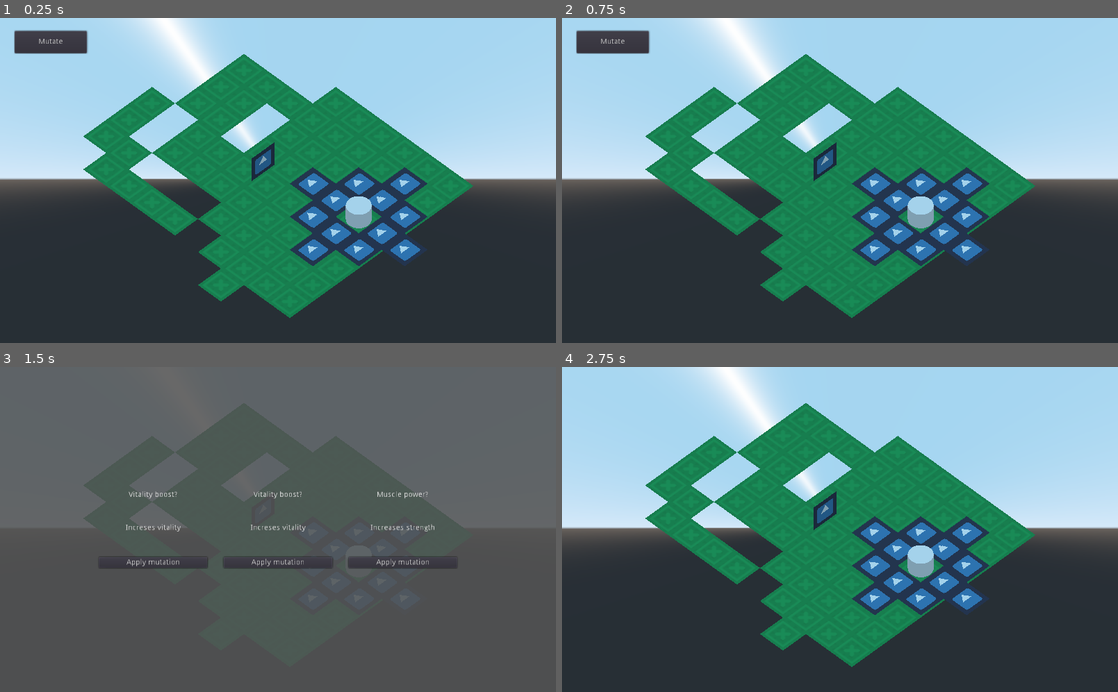
Above: before the commit, frames 1-4 (two rows, left to right).
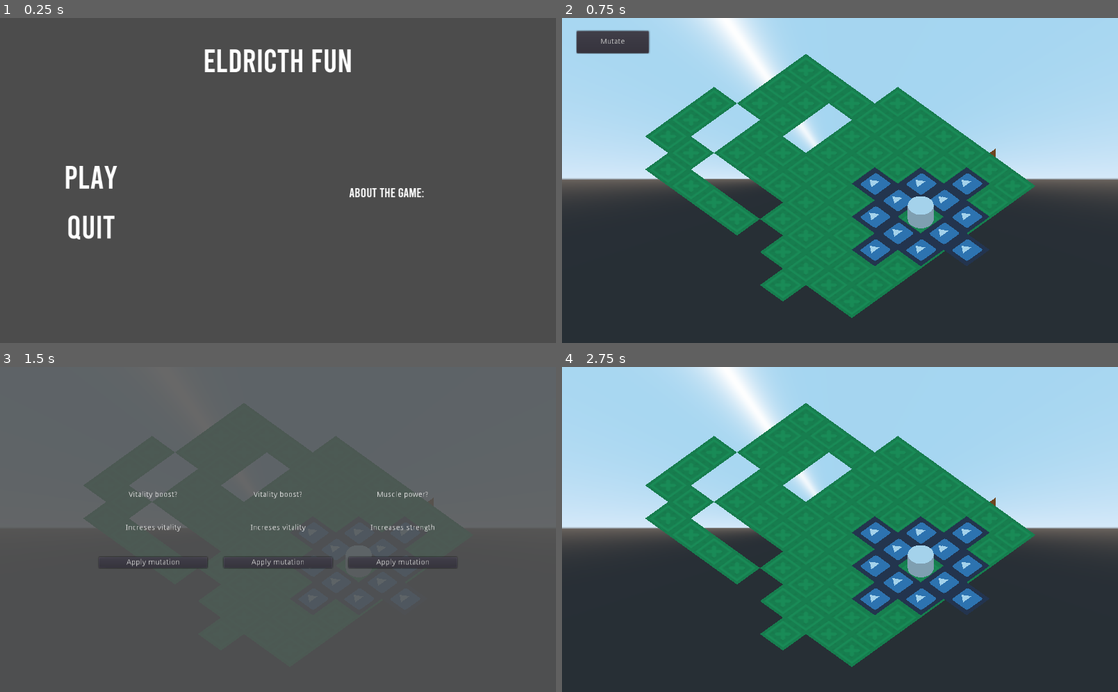
Above: after the commit, the same moments.

Repository: RokasPuzonas/infoshow22-gamejam
Game: Godot game, scene res://UI/MainMenu.tscn
The game is run twice, just before and just after one commit, with the same random seed, the same clock (stepped at 60 frames per second) and the same inputs. Before the commit the project starts from res://Match.tscn. The engine's default icon, where the game draws it, is replaced by a stand-in: a white triangle on a blue panel in a dark square.
Inputs (mouse positions are in pixels of both pictures, inside the frame that each line leads up to):
- Up to frame 1 (0.25 s): no input
- Up to frame 2 (0.75 s): click (728, 177) at 0.5 s, where only the run after the commit has a clickable "Play"
- Up to frame 3 (1.5 s): click "Mutate" at 1.25 s
- Up to frame 4 (2.75 s): click "Apply mutation" at 2 s

The runs differ from the first frame. In frame 1, 97% of the frame differs, in the area x 0-100%, y 0-100%; in frame 2, 0.3%; in frame 3, less than 0.1%; in frame 4, 0.3%.

Commit message:
aa

Diff:
--- /dev/null
+++ b/Main.tscn
@@ -0,0 +1,25 @@
+[gd_scene load_steps=3 format=2]
+
+[ext_resource path="res://meshlib.tres" type="MeshLibrary" id=1]
+[ext_resource path="res://Camera.gd" type="Script" id=3]
+
+[node name="Spatial" type="Spatial"]
+
+[node name="Camera" type="Camera" parent="."]
+transform = Transform( 0.707107, 0.353553, -0.612372, 0, 0.866025, 0.5, 0.707107, -0.353553, 0.612372, -1.504, 8.109, 3.19755 )
+projection = 1
+fov = 80.4707
+size = 6.16
+script = ExtResource( 3 )
+
+[node name="Node" type="Node" parent="."]
+
+[node name="GridMap" type="GridMap" parent="."]
+mesh_library = ExtResource( 1 )
+cell_size = Vector3( 1, 1, 1 )
+data = {
+"cells": PoolIntArray( 4, 0, 0, 5, 0, 0, 6, 0, 0, 7, 0, 0, 5, 1, 0, 6, 65529, 0, 7, 65529, 0, 2, 65530, 0, 3, 65530, 0, 4, 65530, 0, 5, 65530, 0, 6, 65530, 0, 7, 65530, 0, 8, 65530, 0, 1, 65531, 0, 2, 65531, 0, 3, 65531, 0, 4, 65531, 0, 5, 65531, 0, 6, 65531, 0, 7, 65531, 0, 8, 65531, 0, 1, 65532, 0, 2, 65532, 0, 3, 65532, 0, 4, 65532, 0, 5, 65532, 0, 6, 65532, 0, 7, 65532, 0, 1, 65533, 0, 2, 65533, 0, 3, 65533, 0, 4, 65533, 0, 5, 65533, 0, 6, 65533, 0, 7, 65533, 0, 2, 65534, 0, 3, 65534, 0, 4, 65534, 0, 5, 65534, 0, 6, 65534, 0, 7, 65534, 0, 4, 65535, 0, 5, 65535, 0, 6, 65535, 0, 7, 65535, 0 )
+}
+__meta__ = {
+"_editor_clip_": 0
+}
--- a/Match.tscn
+++ b/Match.tscn
@@ -1,10 +1,20 @@
-[gd_scene load_steps=11 format=2]
+[gd_scene load_steps=15 format=2]
 
 [ext_resource path="res://assets/kenny-tower-defense/tower-defense-top-down/PNG/Default size/towerDefense_tile044.png" type="Texture" id=1]
-[ext_resource path="res://icon.png" type="Texture" id=2]
+[ext_resource path="res://assets/test_assets/ground_tile.png" type="Texture" id=2]
 [ext_resource path="res://Units/BaseUnit.tscn" type="PackedScene" id=3]
 [ext_resource path="res://UI/MutationPicker.tscn" type="PackedScene" id=4]
 [ext_resource path="res://TestMutateButton.gd" type="Script" id=5]
+[ext_resource path="res://assets/test_assets/ally.png" type="Texture" id=6]
+
+[sub_resource type="SpatialMaterial" id=7]
+albedo_texture = ExtResource( 2 )
+
+[sub_resource type="QuadMesh" id=8]
+material = SubResource( 7 )
+
+[sub_resource type="ConcavePolygonShape" id=9]
+data = PoolVector3Array( -0.5, -0.5, 0, -0.5, 0.5, 0, 0.5, 0.5, 0, -0.5, -0.5, 0, 0.5, 0.5, 0, 0.5, -0.5, 0 )
 
 [sub_resource type="SpatialMaterial" id=6]
 albedo_texture = ExtResource( 1 )
@@ -19,11 +29,12 @@
 item/0/shapes = [  ]
 item/0/navmesh_transform = Transform( 1, 0, 0, 0, 1, 0, 0, 0, 1, 0, 0, 0 )
 
-[sub_resource type="SpatialMaterial" id=7]
-albedo_texture = ExtResource( 2 )
+[sub_resource type="SpatialMaterial" id=10]
+flags_transparent = true
+albedo_texture = ExtResource( 6 )
 
-[sub_resource type="QuadMesh" id=8]
-material = SubResource( 7 )
+[sub_resource type="QuadMesh" id=11]
+material = SubResource( 10 )
 
 [node name="Match" type="Node"]
 
@@ -46,6 +57,17 @@
 
 [node name="Spatial" type="Spatial" parent="."]
 
+[node name="Ground" type="MeshInstance" parent="Spatial"]
+transform = Transform( 1, 0, 0, 0, -4.37114e-08, 1, 0, -1, -4.37114e-08, 0, 0, 0 )
+mesh = SubResource( 8 )
+skeleton = NodePath("../..")
+material/0 = null
+
+[node name="StaticBody" type="StaticBody" parent="Spatial/Ground"]
+
+[node name="CollisionShape" type="CollisionShape" parent="Spatial/Ground/StaticBody"]
+shape = SubResource( 9 )
+
 [node name="Camera" type="Camera" parent="Spatial"]
 transform = Transform( 0.707107, 0.50895, -0.490887, 0, 0.694219, 0.719764, 0.707107, -0.50895, 0.490887, -3.373, 5.311, 0.858 )
 projection = 1
@@ -53,6 +75,7 @@
 size = 10.0158
 
 [node name="GridMap" type="GridMap" parent="Spatial"]
+visible = false
 mesh_library = SubResource( 3 )
 cell_size = Vector3( 1, 1, 1 )
 data = {
@@ -67,8 +90,7 @@
 [node name="Unit1" parent="Spatial/Node" instance=ExtResource( 3 )]
 transform = Transform( 1, 0, 0, 0, 1, 0, 0, 0, 1, 0.5, 0.5, 0.5 )
 
-[node name="MeshInstance" type="MeshInstance" parent="Spatial"]
-transform = Transform( 1, 0, 0, 0, 1, 0, 0, 0, 1, -0.225078, 1.0529, -2.94099 )
-mesh = SubResource( 8 )
-skeleton = NodePath("../..")
+[node name="Unit" type="MeshInstance" parent="Spatial"]
+transform = Transform( 1, 0, 0, 0, 1, 0, 0, 0, 1, 4.06542, 0, 0 )
+mesh = SubResource( 11 )
 material/0 = null
--- /dev/null
+++ b/UI/FadeIn.tscn
@@ -0,0 +1,40 @@
+[gd_scene load_steps=3 format=2]
+
+[sub_resource type="Animation" id=1]
+resource_name = "Fade_in"
+tracks/0/type = "value"
+tracks/0/path = NodePath(".:color")
+tracks/0/interp = 1
+tracks/0/loop_wrap = true
+tracks/0/imported = false
+tracks/0/enabled = true
+tracks/0/keys = {
+"times": PoolRealArray( 0.1, 0.6 ),
+"transitions": PoolRealArray( 1, 1 ),
+"update": 0,
+"values": [ Color( 0, 0, 0, 0 ), Color( 0, 0, 0, 1 ) ]
+}
+
+[sub_resource type="Animation" id=2]
+length = 0.001
+tracks/0/type = "value"
+tracks/0/path = NodePath(".:color")
+tracks/0/interp = 1
+tracks/0/loop_wrap = true
+tracks/0/imported = false
+tracks/0/enabled = true
+tracks/0/keys = {
+"times": PoolRealArray( 0 ),
+"transitions": PoolRealArray( 1 ),
+"update": 0,
+"values": [ Color( 0, 0, 0, 0 ) ]
+}
+
+[node name="FadeIn" type="ColorRect"]
+anchor_right = 1.0
+anchor_bottom = 1.0
+color = Color( 0, 0, 0, 0.0246537 )
+
+[node name="AnimationPlayer" type="AnimationPlayer" parent="."]
+anims/Fade_in = SubResource( 1 )
+anims/RESET = SubResource( 2 )
--- /dev/null
+++ b/UI/MainMenu.tscn
@@ -0,0 +1,105 @@
+[gd_scene load_steps=7 format=2]
+
+[ext_resource path="res://UI/QuitButton.tscn" type="PackedScene" id=1]
+[ext_resource path="res://UI/StartButton.tscn" type="PackedScene" id=2]
+[ext_resource path="res://assets/font/new_dynamicfont_60.tres" type="DynamicFont" id=3]
+[ext_resource path="res://assets/font/new_dynamicfont_24.tres" type="DynamicFont" id=4]
+
+[sub_resource type="Animation" id=1]
+resource_name = "Fade_in"
+tracks/0/type = "value"
+tracks/0/path = NodePath(".:color")
+tracks/0/interp = 1
+tracks/0/loop_wrap = true
+tracks/0/imported = false
+tracks/0/enabled = true
+tracks/0/keys = {
+"times": PoolRealArray( 0.1, 0.6 ),
+"transitions": PoolRealArray( 1, 1 ),
+"update": 0,
+"values": [ Color( 0, 0, 0, 0 ), Color( 0, 0, 0, 1 ) ]
+}
+
+[sub_resource type="Animation" id=2]
+length = 0.001
+tracks/0/type = "value"
+tracks/0/path = NodePath(".:color")
+tracks/0/interp = 1
+tracks/0/loop_wrap = true
+tracks/0/imported = false
+tracks/0/enabled = true
+tracks/0/keys = {
+"times": PoolRealArray( 0 ),
+"transitions": PoolRealArray( 1 ),
+"update": 0,
+"values": [ Color( 0, 0, 0, 0 ) ]
+}
+
+[node name="Menu" type="Control"]
+anchor_right = 1.0
+anchor_bottom = 1.0
+
+[node name="Fade" type="ColorRect" parent="."]
+anchor_right = 1.0
+anchor_bottom = 1.0
+color = Color( 0, 0, 0, 0 )
+
+[node name="AnimationPlayer" type="AnimationPlayer" parent="Fade"]
+anims/Fade_in = SubResource( 1 )
+anims/RESET = SubResource( 2 )
+
+[node name="Panel" type="VBoxContainer" parent="."]
+margin_left = 112.0
+margin_top = 40.0
+margin_right = 912.0
+margin_bottom = 560.0
+
+[node name="Name" type="Label" parent="Panel"]
+margin_right = 800.0
+margin_bottom = 72.0
+custom_fonts/font = ExtResource( 3 )
+text = "Eldricth fun"
+align = 1
+
+[node name="Center" type="HBoxContainer" parent="Panel"]
+margin_top = 76.0
+margin_right = 800.0
+margin_bottom = 520.0
+size_flags_vertical = 3
+
+[node name="Buttons" type="VBoxContainer" parent="Panel/Center"]
+margin_right = 398.0
+margin_bottom = 444.0
+size_flags_horizontal = 3
+size_flags_vertical = 3
+custom_constants/separation = 20
+alignment = 1
+
+[node name="Start" parent="Panel/Center/Buttons" instance=ExtResource( 2 )]
+margin_top = 142.0
+margin_right = 398.0
+margin_bottom = 212.0
+action_mode = 0
+path = "res://Match.tscn"
+
+[node name="Quit" parent="Panel/Center/Buttons" instance=ExtResource( 1 )]
+margin_top = 232.0
+margin_right = 398.0
+margin_bottom = 302.0
+action_mode = 0
+
+[node name="CenterContainer" type="CenterContainer" parent="Panel/Center"]
+margin_left = 402.0
+margin_right = 800.0
+margin_bottom = 444.0
+size_flags_horizontal = 3
+size_flags_vertical = 3
+
+[node name="Label" type="Label" parent="Panel/Center/CenterContainer"]
+margin_left = 129.0
+margin_top = 191.0
+margin_right = 268.0
+margin_bottom = 252.0
+custom_fonts/font = ExtResource( 4 )
+text = "About the game:
+"
--- /dev/null
+++ b/UI/MenuButton.tscn
@@ -0,0 +1,42 @@
+[gd_scene load_steps=3 format=2]
+
+[ext_resource path="res://assets/font/new_dynamicfont_60.tres" type="DynamicFont" id=1]
+
+[sub_resource type="GDScript" id=1]
+script/source = "extends Button
+
+
+export var path = \"\"
+
+# Called when the node enters the scene tree for the first time.
+func _ready():
+	connect(\"pressed\", self, \"on_Button_pressed\")
+
+func _pressed():
+	if path != \"\":
+		get_tree().change_scene(path)
+	else:
+		get_tree().quit()
+
+"
+
+[node name="MenuButton" type="Button"]
+margin_right = 800.0
+margin_bottom = 20.0
+rect_min_size = Vector2( 300, 70 )
+flat = true
+script = SubResource( 1 )
+
+[node name="Label" type="Label" parent="."]
+margin_left = -5.0
+margin_top = -1.0
+margin_right = 116.0
+margin_bottom = 71.0
+custom_constants/shadow_offset_x = 0
+custom_constants/line_spacing = 0
+custom_constants/shadow_offset_y = 0
+custom_constants/shadow_as_outline = 0
+custom_fonts/font = ExtResource( 1 )
+text = "Quit
+"
+align = 1
--- /dev/null
+++ b/UI/QuitButton.tscn
@@ -0,0 +1,8 @@
+[gd_scene load_steps=2 format=2]
+
+[ext_resource path="res://UI/MenuButton.tscn" type="PackedScene" id=1]
+
+[node name="MenuButton" instance=ExtResource( 1 )]
+
+[node name="Label" parent="." index="0"]
+text = "Quit"
--- /dev/null
+++ b/UI/StartButton.tscn
@@ -0,0 +1,11 @@
+[gd_scene load_steps=2 format=2]
+
+[ext_resource path="res://UI/MenuButton.tscn" type="PackedScene" id=1]
+
+[node name="MenuButton" instance=ExtResource( 1 )]
+
+[node name="Label" parent="." index="0"]
+margin_top = -3.0
+margin_bottom = 141.0
+text = "Play
+"
--- /dev/null
+++ b/assets/font/new_dynamicfont_24.tres
@@ -0,0 +1,8 @@
+[gd_resource type="DynamicFont" load_steps=2 format=2]
+
+[ext_resource path="res://assets/font/Bebas-Regular.ttf" type="DynamicFontData" id=1]
+
+[resource]
+size = 24
+use_filter = true
+font_data = ExtResource( 1 )
--- /dev/null
+++ b/assets/font/new_dynamicfont_60.tres
@@ -0,0 +1,8 @@
+[gd_resource type="DynamicFont" load_steps=2 format=2]
+
+[ext_resource path="res://assets/font/Bebas-Regular.ttf" type="DynamicFontData" id=1]
+
+[resource]
+size = 60
+use_filter = true
+font_data = ExtResource( 1 )
--- a/project.godot
+++ b/project.godot
@@ -21,7 +21,7 @@
 [application]
 
 config/name="InfoShow'22 Gamejam"
-run/main_scene="res://Match.tscn"
+run/main_scene="res://UI/MainMenu.tscn"
 config/icon="res://icon.png"
 
 [importer_defaults]
Binary file added: assets/font/Bebas-Regular.ttf
Binary file added: assets/test_assets/ally.png
Not shown, added: assets/test_assets/ally.png.import
Binary file added: assets/test_assets/enemy.png
Not shown, added: assets/test_assets/enemy.png.import
Binary file added: assets/test_assets/ground_tile.png
Not shown, added: assets/test_assets/ground_tile.png.import
Binary file added: assets/test_assets/rock.png
Not shown, added: assets/test_assets/rock.png.import
Not shown: 2 places in meshlib.tres that only renumber resources
